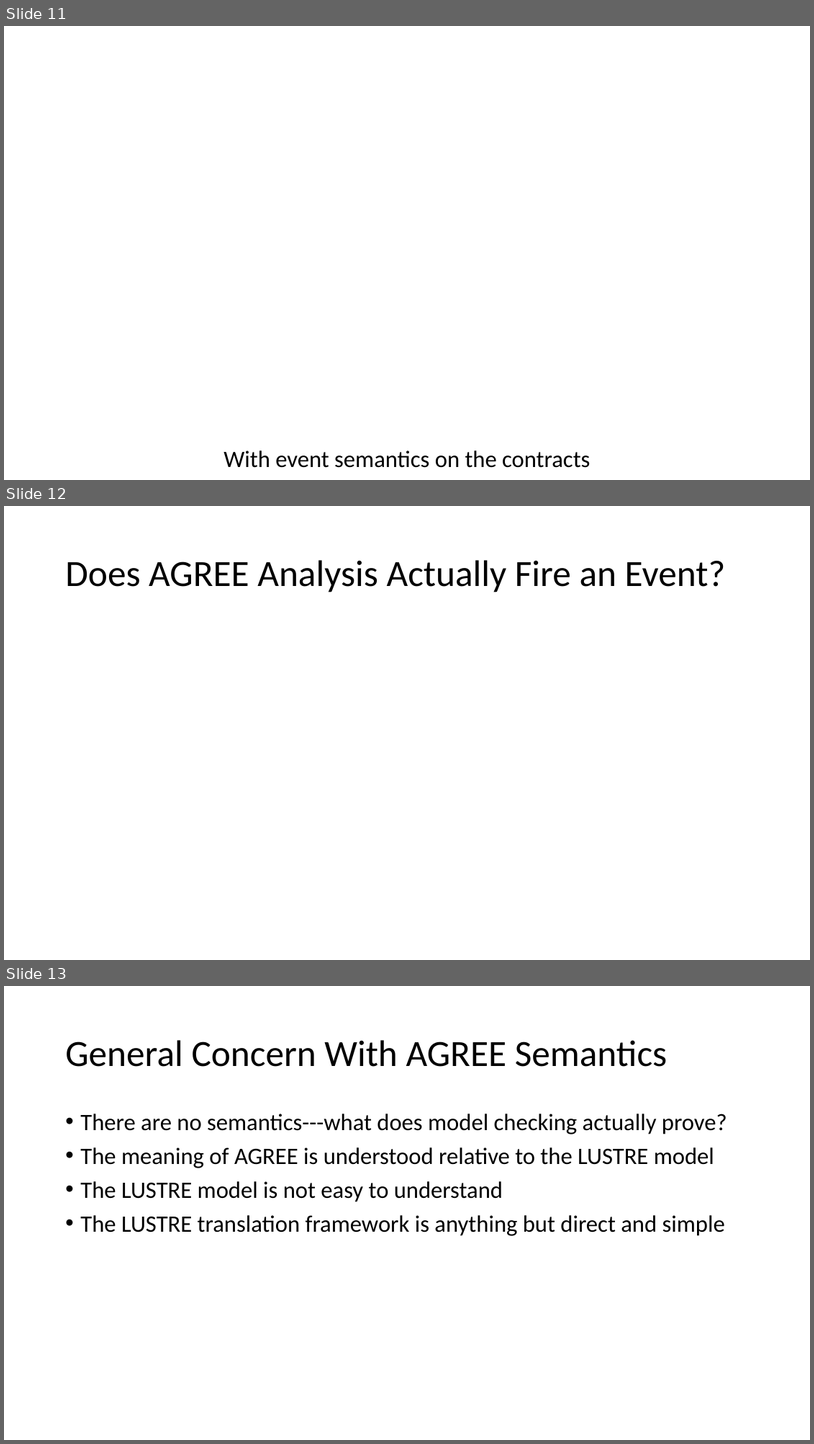
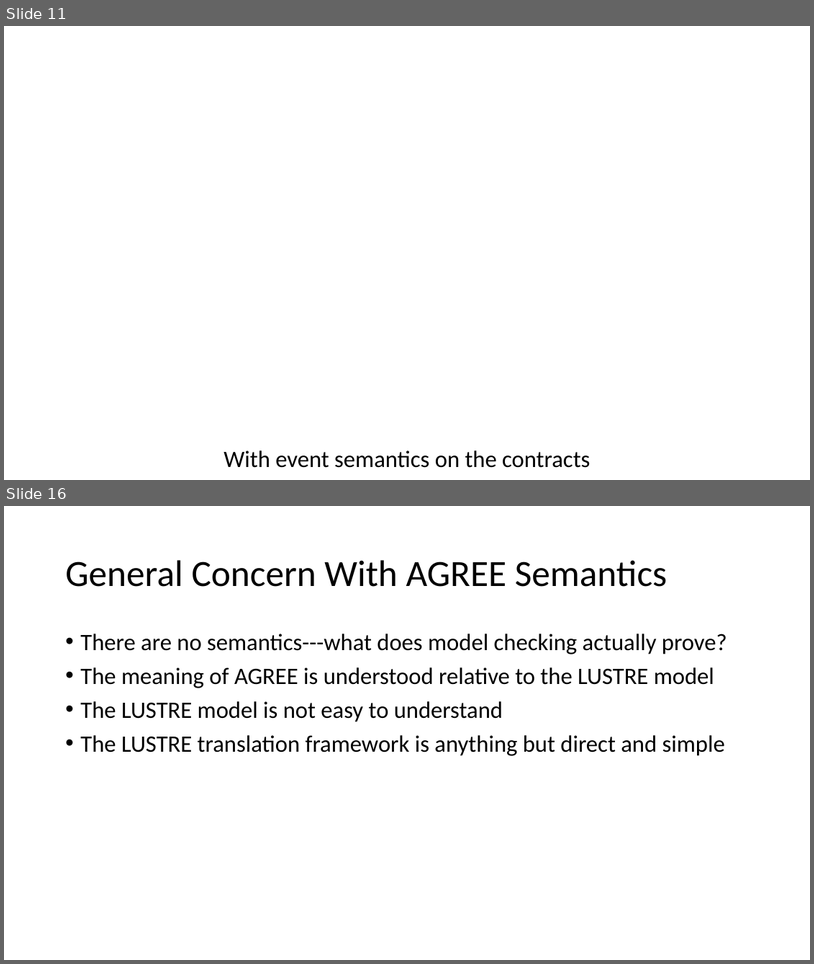
Before and after one commit to loonwerks/CASE, a slide deck: TA2/AGREE_event_ports/agree_event_semantics.pptx. Shown one above the other, each under a label of ours: slides 11, 12 and 13 before the commit, slides 11 and 16 after it; the slides between them are not shown. The pictures are 814x1444 and 814x964 pixels, drawn with LibreOffice and Linux fonts; fonts in the diff are those of the drawing; background and template pictures are left out. Boxes give left, top, right and bottom in pixels: in the first picture for what was removed or moved away, otherwise in the second. Text is boxed around its words. In the diff, an @@ line names an element or a change of style, - is before the commit and + after.

Commit message:
Add vacuity discussion on events

```diff
--- a/TA2/AGREE_event_ports/agree_event_semantics.pptx
+++ b/TA2/AGREE_event_ports/agree_event_semantics.pptx
@@ slide 12 removed at (4, 506, 810, 960), background #FFFFFF @@
@@ title removed at (65, 560, 726, 592) @@
-Does AGREE Analysis Actually Fire an Event?
@@ what was slide 13 is now slide 16 @@
```
Also in this commit, not shown: 4 slides added, 1 other file.
